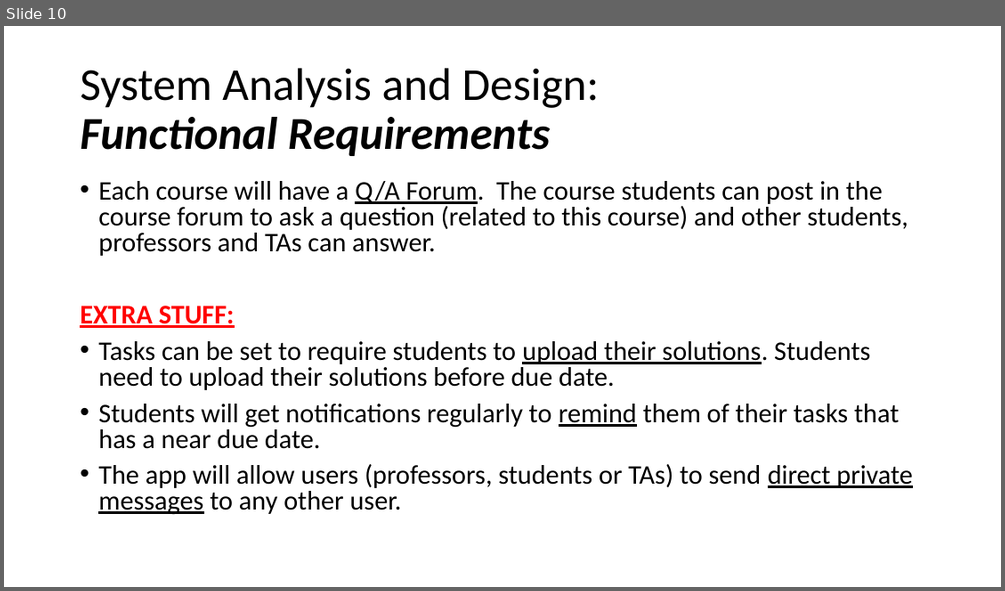
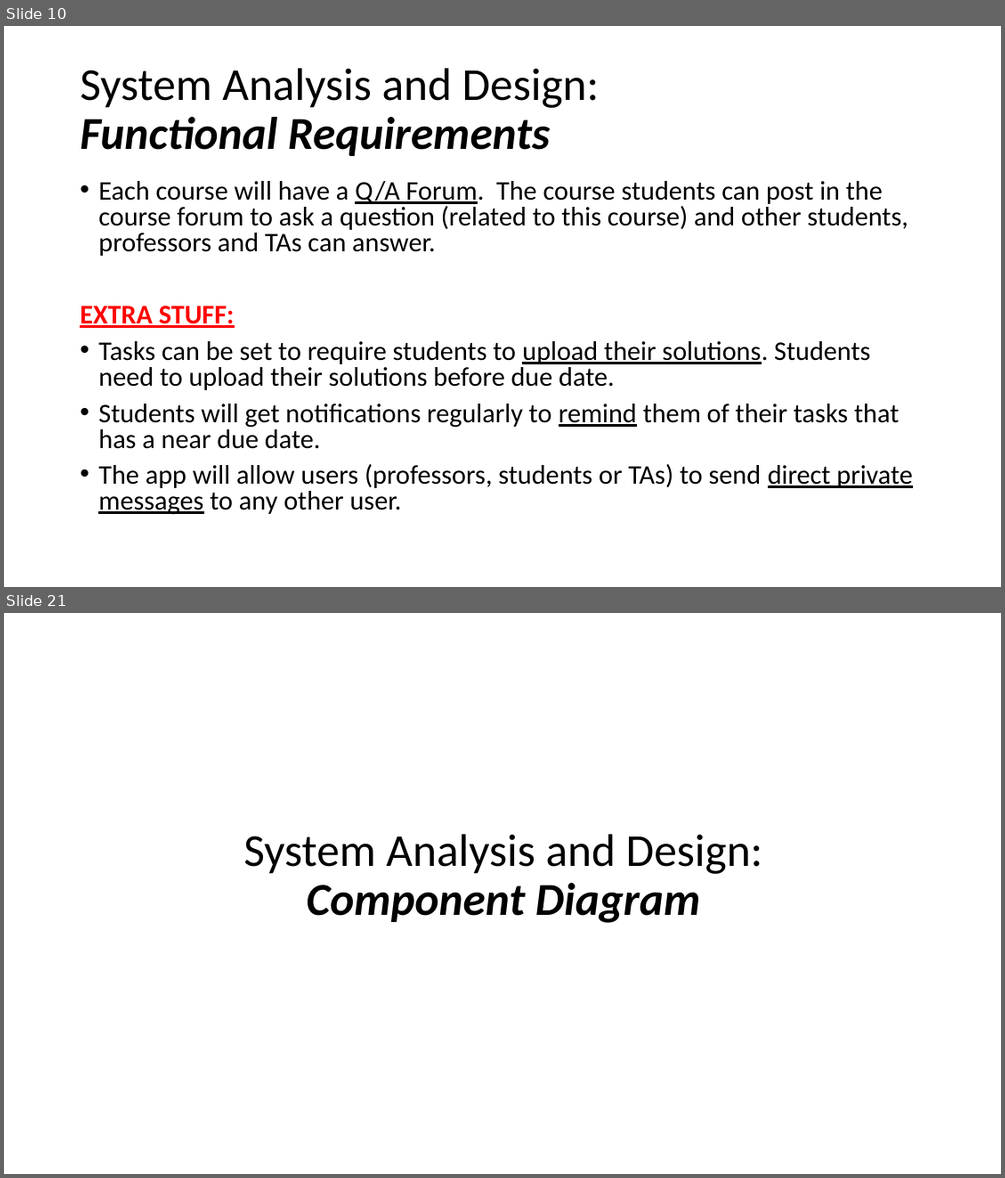
Before and after one commit to FCI-E-campus/fci-e-campus-docs, a slide deck: Mid-year document & presentation/FCI-CU-GP-Midyear-Presentation.pptx. Shown one above the other, each under a label of ours: slide 10 before the commit, slides 10 and 21 after it; the slides between them are not shown. The pictures are 1005x591 and 1005x1178 pixels, drawn with LibreOffice and Linux fonts; fonts in the diff are those of the drawing. Boxes give left, top, right and bottom in pixels: in the first picture for what was removed or moved away, otherwise in the second. Text is boxed around its words. In the diff, an @@ line names an element or a change of style, - is before the commit and + after.

```diff
--- a/Mid-year document & presentation/FCI-CU-GP-Midyear-Presentation.pptx
+++ b/Mid-year document & presentation/FCI-CU-GP-Midyear-Presentation.pptx
@@ slide 21 added at (4, 613, 1001, 1174), background #FFFFFF @@
@@ title added at (243, 834, 763, 923), 44 pt, text #000000 @@
+System Analysis and Design:
+Component Diagram
```
Also in this commit, not shown: 10 slides changed, 22 other slides added, 2 other files.
